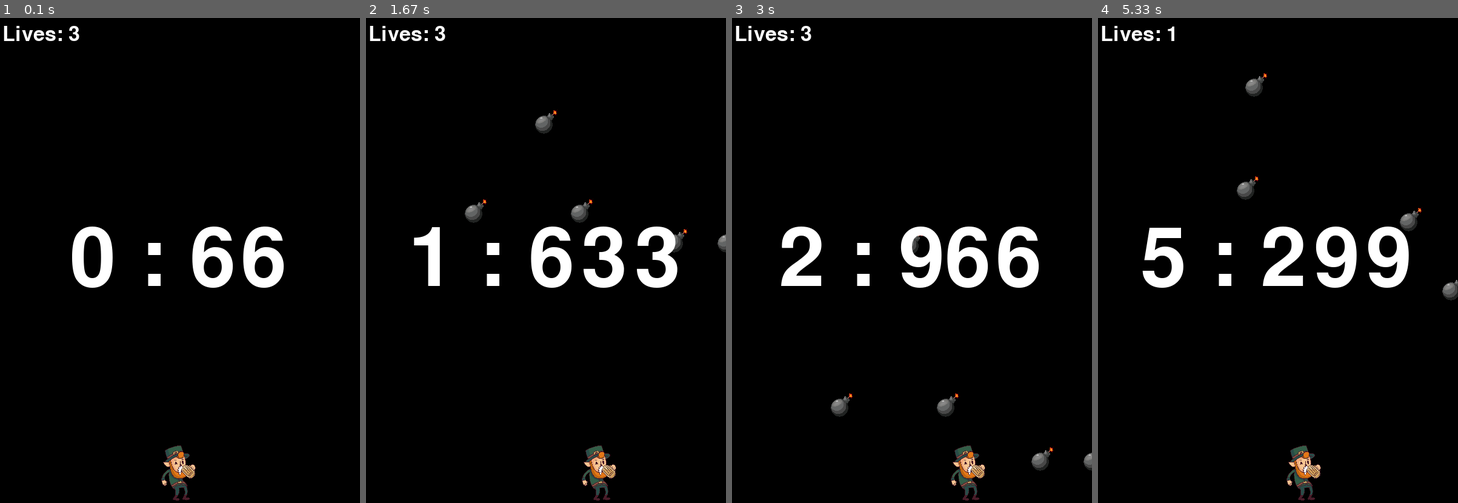
Above: before the commit, frames 1-4 (left to right).
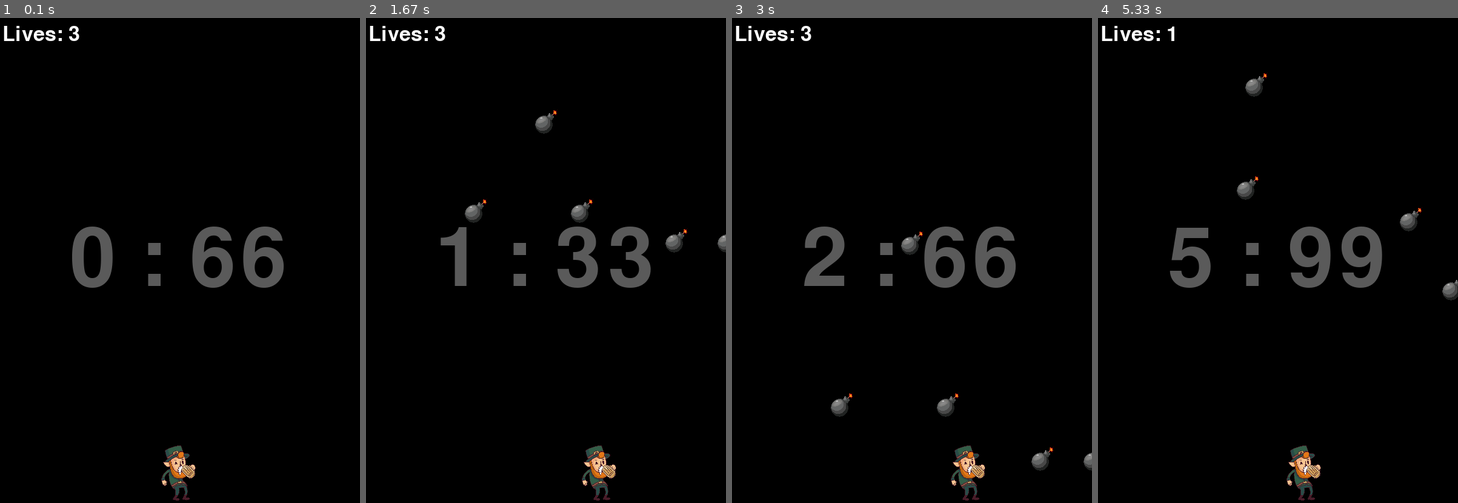
Above: after the commit, the same moments.

Repository: SKHU-OSS-2024-2/pygame-delta-avoiding-bomb
Game: pygame game, started from bomb_game/bomb_game.py
The game is run twice, just before and just after one commit, with the same random seed, the same clock (stepped at 60 frames per second) and the same inputs.
Inputs:
- Up to frame 1 (0.1 s): no input
- Up to frame 2 (1.67 s): hold Right 0.33-0.8 s; hold Right 0.83-1.3 s; hold Left from 1.33 s (still down)
- Up to frame 3 (3 s): release Left at 1.87 s; hold Left 1.9-2.3 s; hold Right 2.33-2.97 s
- Up to frame 4 (5.33 s): hold Left 3-3.47 s; hold Right 3.5-3.97 s; hold Right 4-4.47 s; hold Left 4.5-5.03 s; hold Left from 5.07 s (still down)

The runs differ from the first frame. In frame 1, 2.8% of the frame differs, in the area x 20-79%, y 43-56%; in frame 2, 4.6%; in frame 3, 5.1%; in frame 4, 5.2%, in the area x 12-87%, y 43-56%.

Commit message:
Feat: 게임 진행 중 시간 투명도 조절

Diff:
--- a/bomb_game/bomb_game.py
+++ b/bomb_game/bomb_game.py
@@ -82,6 +82,12 @@
 
         # 게임 오버가 아닐 때 게임 로직 실행
         if not game_over:
+            # 경과 시간 계산 및 표시
+            elapsed_time = pygame.time.get_ticks() - start_ticks
+            timer = game_font.render(f"{elapsed_time // 1000} : {elapsed_time % 100:02d}", True, WHITE).convert_alpha()
+            timer.set_alpha(90) #투명도 설정 0~255
+            screen.blit(timer, (size[0] // 2 - timer.get_width() // 2, size[1] // 2 - timer.get_height() // 2))
+
             # 폭탄 이동 및 화면을 벗어난 폭탄 제거 후 새 폭탄 추가
             for bomb in bombs:
                 bomb['rect'].top += bomb['dy']  # 폭탄의 y 좌표에 속도를 더하여 아래로 이동
@@ -121,12 +127,6 @@
             lives_text = life_font.render(f"Lives: {lives}", True, WHITE)
             screen.blit(lives_text, (10, 10))
 
-
-            # 경과 시간 계산 및 표시
-            elapsed_time = pygame.time.get_ticks() - start_ticks
-            timer = game_font.render(f"{elapsed_time // 1000} : {elapsed_time % 1000}", True, WHITE)
-            screen.blit(timer, (size[0] // 2 - timer.get_width() // 2, size[1] // 2 - timer.get_height() // 2))
-
         # 게임 오버 시 메시지 출력
         if game_over:
             game_over_text = font.render("Game Over", True, WHITE)
